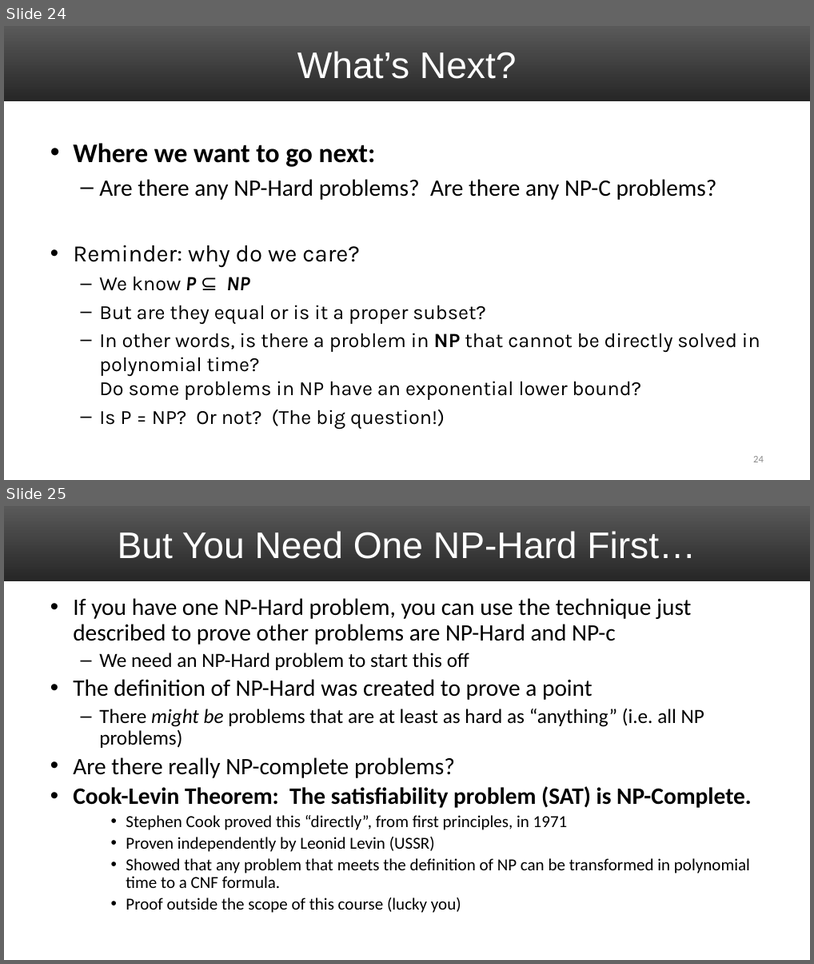
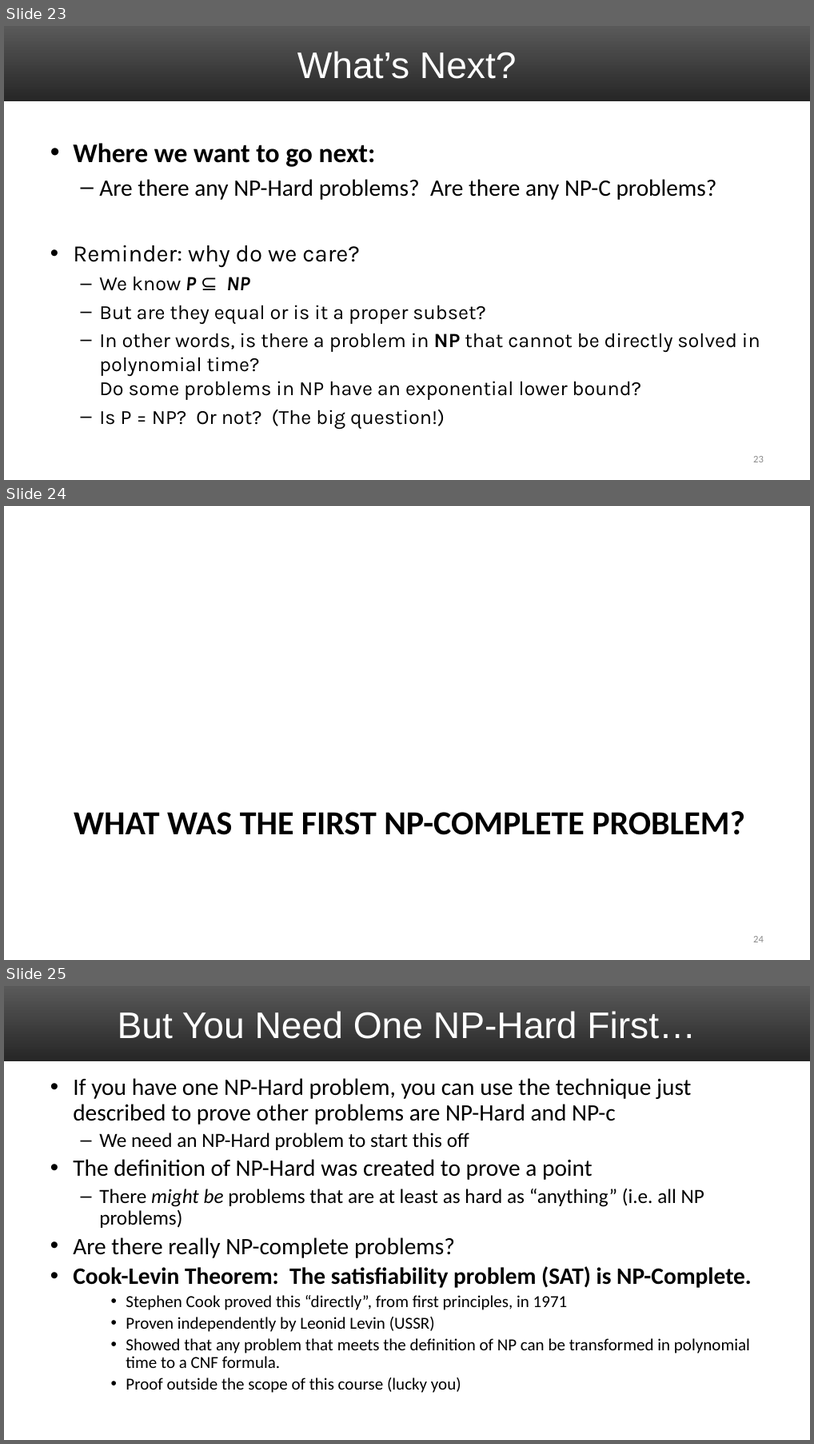
Before and after one commit to markfloryan/dsa2, a slide deck: slides/07-NPCIntro.pptx. Shown one above the other, each under a label of ours: slides 24 and 25 before the commit, slides 23, 24 and 25 after it. The pictures are 814x964 and 814x1444 pixels, drawn with LibreOffice and Linux fonts; fonts in the diff are those of the drawing. Boxes give left, top, right and bottom in pixels: in the first picture for what was removed or moved away, otherwise in the second. Text is boxed around its words. In the diff, an @@ line names an element or a change of style, - is before the commit and + after.

```diff
--- a/slides/07-NPCIntro.pptx
+++ b/slides/07-NPCIntro.pptx
@@ slide 24 added at (4,506,810,960), background #FFFFFF @@
@@ title added at (74,811,746,835), 40 pt, text #000000, bold @@
+WHAT WAS THE FIRST NP-COMPLETE PROBLEM?
@@ page number added at (754,936,764,942), 12 pt, text #8C8C8C @@
+24
@@ what was slide 24 is now slide 23 @@
@@ page number at (754,456,764,462): text changed @@
-24
+23
```
Also in this commit, not shown: 2 slides changed, 10 other slides added, 2 slides removed, 2 other files.
